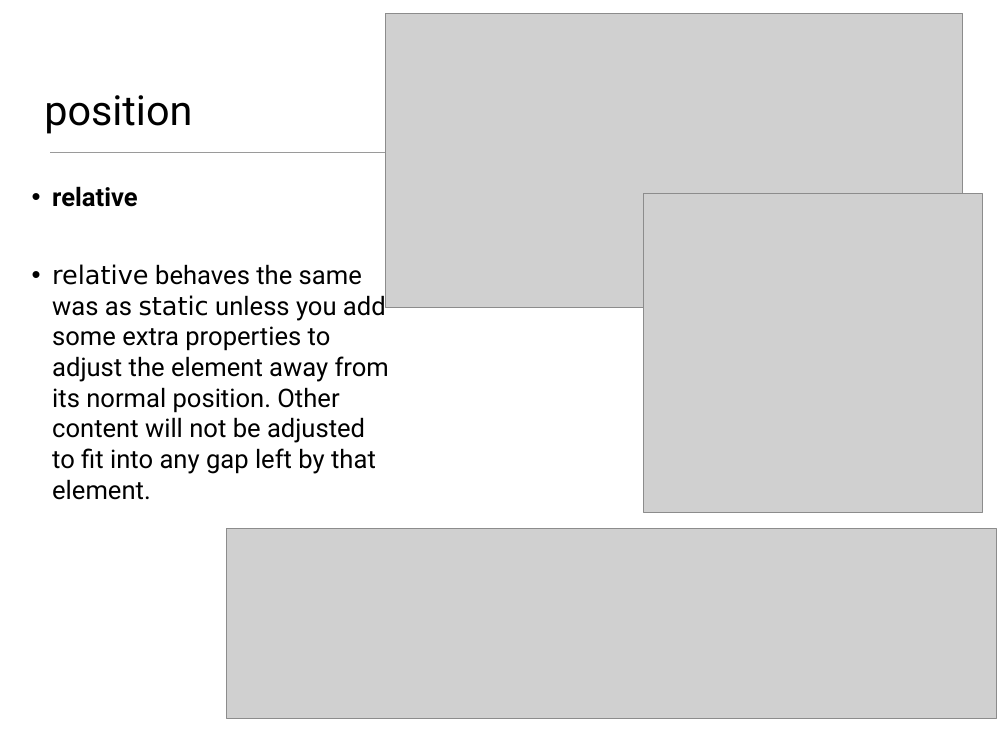
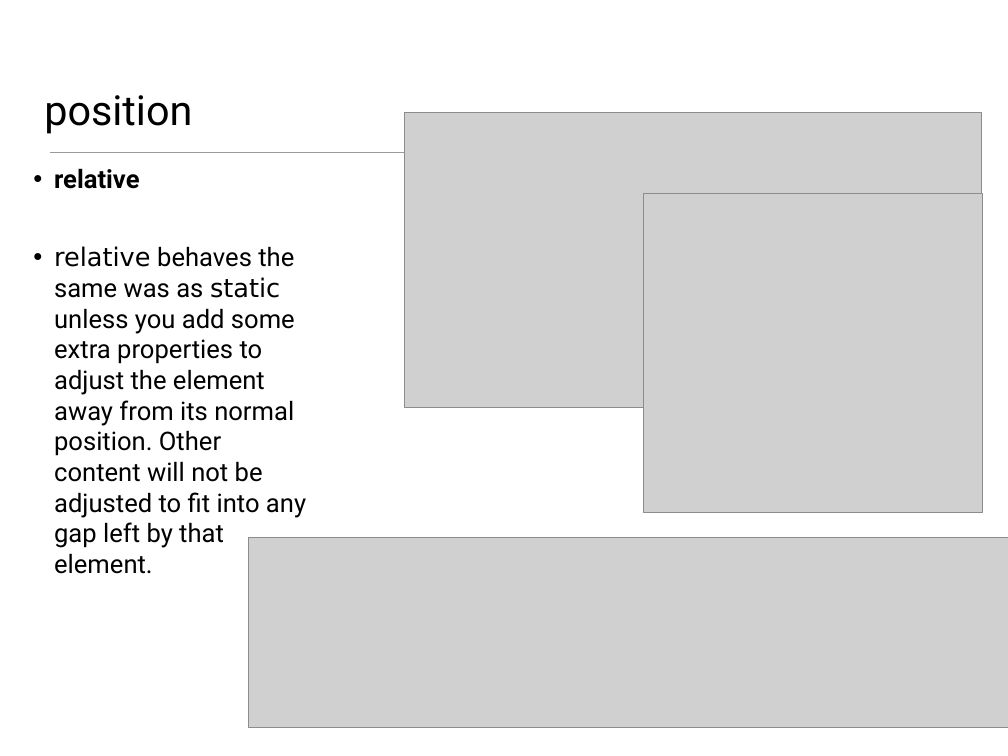
Before and after one commit to wit-web-dev-2015/web-dev-1, a slide deck: slide 14 of topic06/talk-1/a-css-layout-part1.pptx (slide 11 before the commit). Drawn at 1008x756 pixels with LibreOffice and Linux fonts; fonts in the diff are those of the drawing; grey boxes stand for pictures. Boxes give left, top, right and bottom in pixels: in the first picture for what was removed or moved away, otherwise in the second. Text is boxed around its words. In the diff, an @@ line names an element or a change of style, - is before the commit and + after.

```diff
--- a/topic06/talk-1/a-css-layout-part1.pptx
+++ b/topic06/talk-1/a-css-layout-part1.pptx
@@ picture: place and size @@
-picture at box(386, 13, 963, 308)
+picture at box(405, 113, 982, 407)
@@ text "relative" rewrapped from box(52, 186, 389, 500) to box(54, 168, 306, 574) @@
@@ picture: place and size @@
-picture at box(227, 529, 997, 719)
+picture at box(248, 537, 1008, 727)
```
Also in this commit, not shown: 5 other slides changed, 3 slides added, 2 other files.
